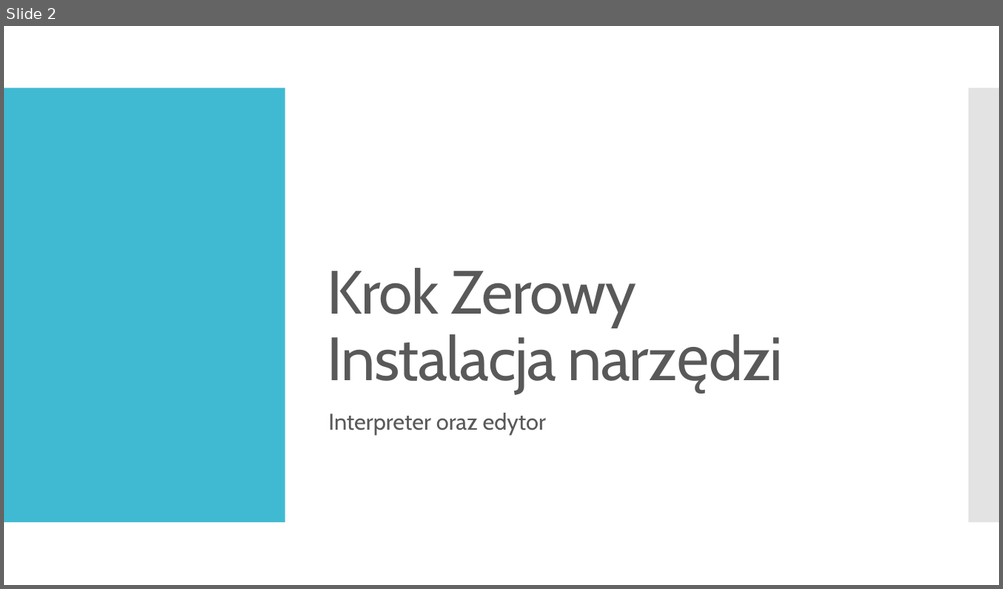
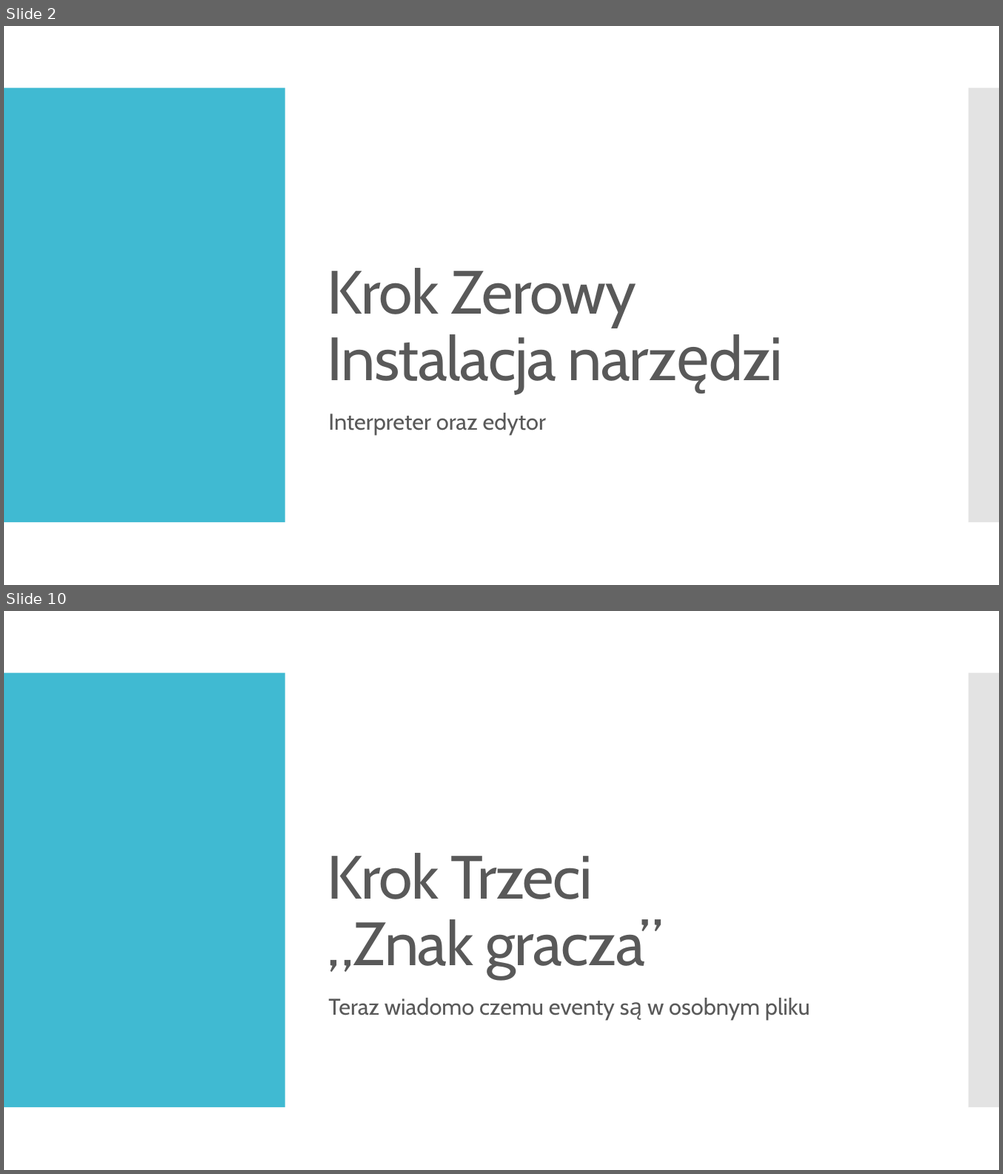
Before and after one commit to Pawel095/PJ_Pygame_Prezentacja, a slide deck: PPoint.pptx. Shown one above the other, each under a label of ours: slide 2 before the commit, slides 2 and 10 after it; the slides between them are not shown. The pictures are 1003x589 and 1003x1174 pixels, drawn with LibreOffice and Linux fonts; fonts in the diff are those of the drawing; background and template pictures are left out. Boxes give left, top, right and bottom in pixels: in the first picture for what was removed or moved away, otherwise in the second. Text is boxed around its words. In the diff, an @@ line names an element or a change of style, - is before the commit and + after.

Commit message:
Prezentacja do Krok4

```diff
--- a/PPoint.pptx
+++ b/PPoint.pptx
@@ slide 10 added at (x1=4, y1=611, x2=999, y2=1170), background picture (left out); not listed: 2 template elements that a slide beside it also shows @@
@@ title added at (x1=327, y1=853, x2=663, y2=978), 59 pt, text #595959 @@
+Krok Trzeci
+„Znak gracza”
@@ text added at (x1=328, y1=998, x2=810, y2=1020), 22 pt, text #595959 @@
+Teraz wiadomo czemu eventy są w osobnym pliku
```
Also in this commit, not shown: 4 slides changed, 6 other slides added, 2 slides removed.
